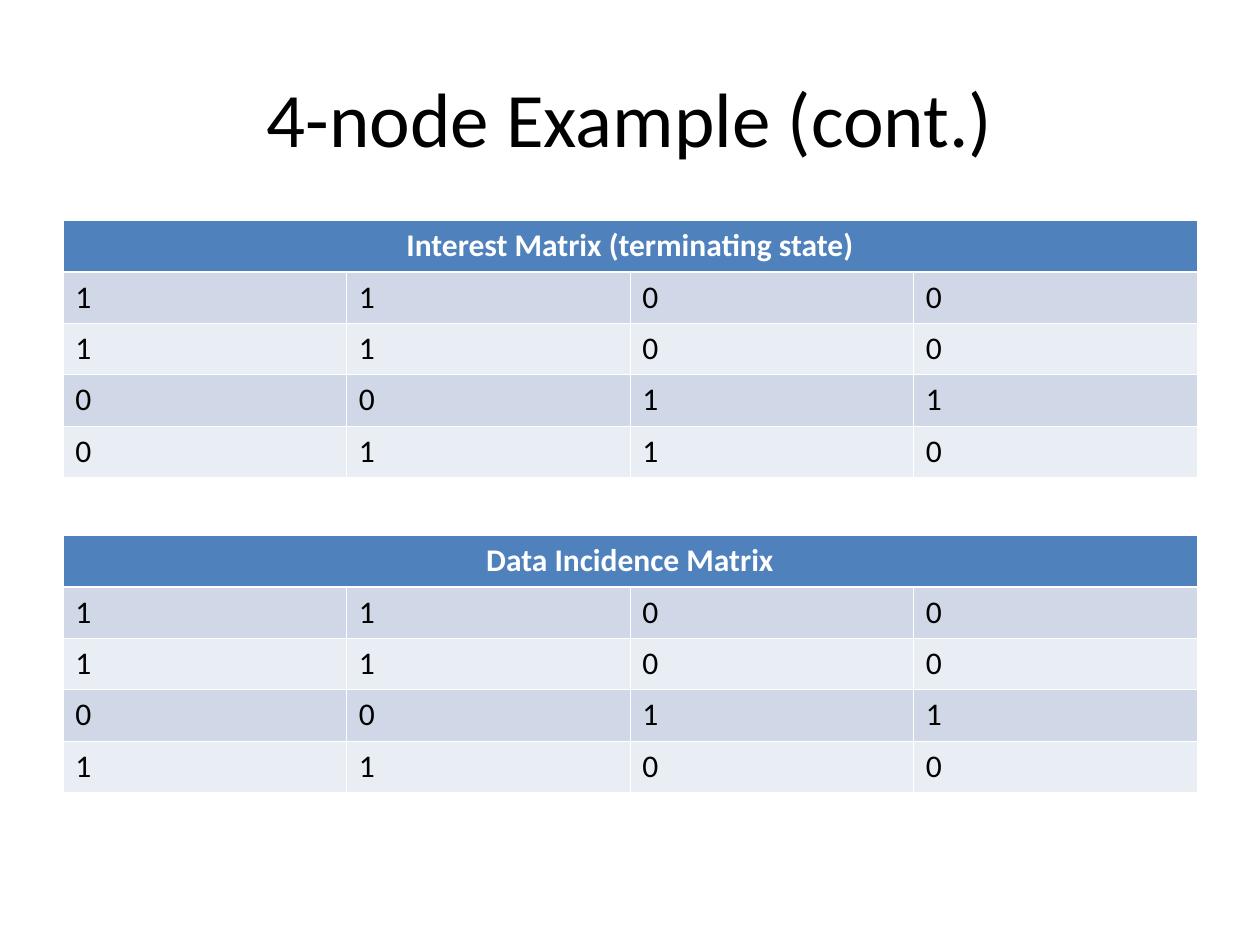
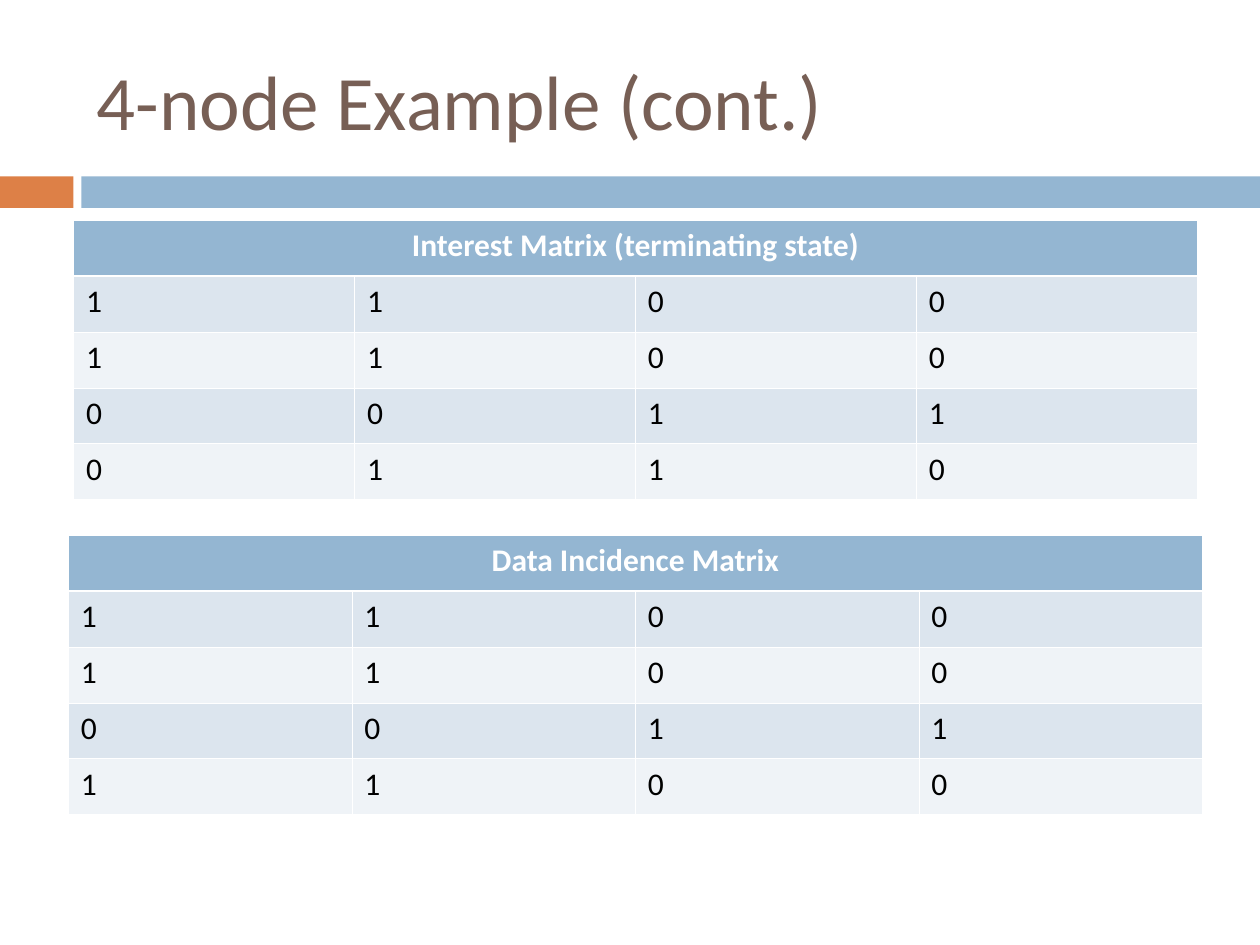
Before and after one commit to mazzas/School, a slide deck: slide 25 of SE4960/Journal Club/Minimum Latency Data Diffusion in Intermittently Connected Mobile.ppt. Drawn at 1260x945 pixels with LibreOffice and Linux fonts; fonts in the diff are those of the drawing. Boxes give left, top, right and bottom in pixels: in the first picture for what was removed or moved away, otherwise in the second. Text is boxed around its words. In the diff, an @@ line names an element or a change of style, - is before the commit and + after.

```diff
--- a/SE4960/Journal Club/Minimum Latency Data Diffusion in Intermittently Connected Mobile.ppt
+++ b/SE4960/Journal Club/Minimum Latency Data Diffusion in Intermittently Connected Mobile.ppt
@@ title "4-node Example (cont.)": place and size @@
-title "4-node Example (cont.)" at bbox=[267, 91, 992, 160]
+title "4-node Example (cont.)" at bbox=[97, 74, 822, 143]
@@ title "4-node Example (cont.)" at bbox=[97, 74, 822, 143]: text colour #000000 to #775F55; alignment centre to left @@
@@ rectangle added at bbox=[0, 176, 73, 208], fill #DD8047 @@
@@ rectangle added at bbox=[82, 176, 1260, 208], fill #94B6D2 @@
@@ table at bbox=[74, 220, 1198, 485] @@
@@ fill #4F81BD to #94B6D2 in row 1, column 1 @@
@@ fill #D0D8E8 to #DCE5EE in 8 cells @@
@@ fill #E9EDF4 to #EFF3F7 in 8 cells @@
@@ table: place and size @@
-table at bbox=[63, 220, 1197, 476]
+table at bbox=[74, 220, 1198, 485]
@@ table at bbox=[68, 536, 1202, 800] @@
@@ fill #4F81BD to #94B6D2 in row 1, column 1 @@
@@ fill #D0D8E8 to #DCE5EE in 8 cells @@
@@ fill #E9EDF4 to #EFF3F7 in 8 cells @@
@@ table: place and size @@
-table at bbox=[63, 536, 1197, 791]
+table at bbox=[68, 536, 1202, 800]
```
Also in this commit, not shown: 31 other slides changed, 5 slides added, 3 slides removed, 3 other files.
